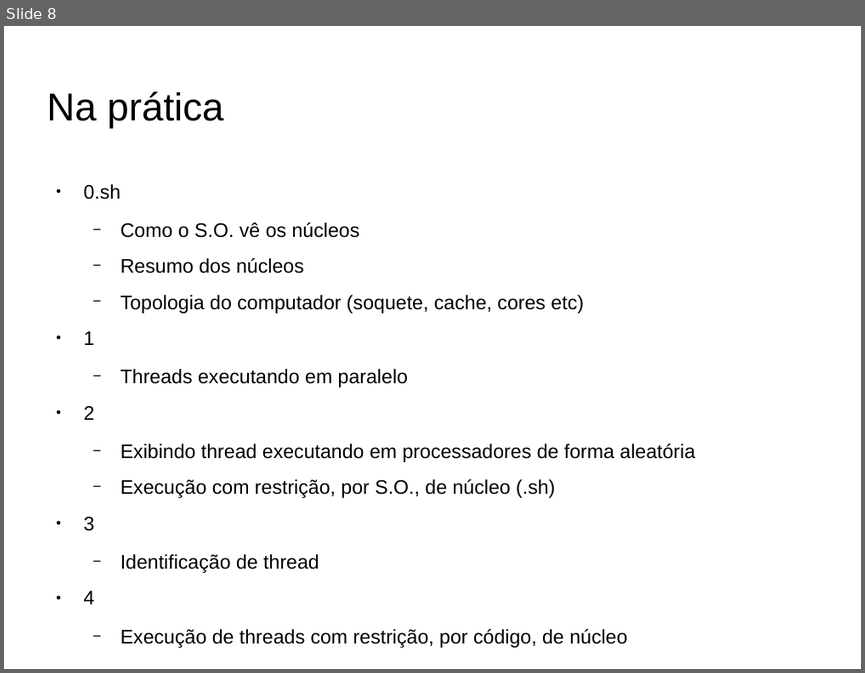
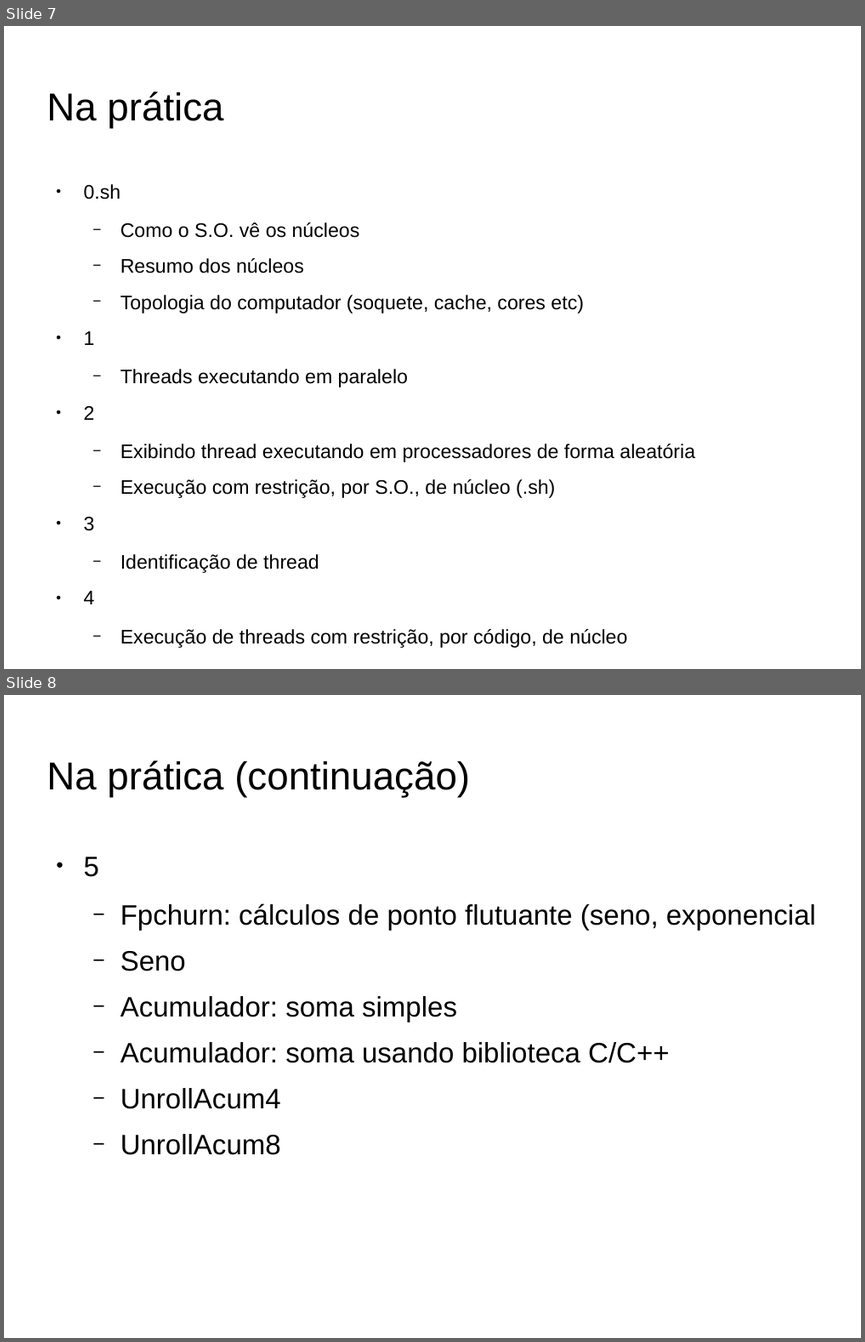
Before and after one commit to iagows/arquitetura_mestrado, a slide deck: Apresentação.odp. Shown one above the other, each under a label of ours: slide 8 before the commit, slides 7 and 8 after it. The pictures are 865x673 and 865x1342 pixels, drawn with LibreOffice and Linux fonts; fonts in the diff are those of the drawing; background and template pictures are left out. Boxes give left, top, right and bottom in pixels: in the first picture for what was removed or moved away, otherwise in the second. Text is boxed around its words. In the diff, an @@ line names an element or a change of style, - is before the commit and + after.

```diff
--- a/Apresentação.odp
+++ b/Apresentação.odp
@@ slide 8 added at [4, 695, 861, 1338], background picture (left out) @@
@@ title added at [46, 760, 470, 798], 36 pt, text #000000 @@
+Na prática (continuação)
@@ text added at [84, 857, 816, 1155], 26 pt, text #000000 @@
+● 5
+  − Fpchurn: cálculos de ponto flutuante (seno, exponencial
+  − Seno
+  − Acumulador: soma simples
+  − Acumulador: soma usando biblioteca C/C++
+  − UnrollAcum4
+  − UnrollAcum8
@@ what was slide 8 is now slide 7 @@
```
Also in this commit, not shown: 4 other slides added, 2 slides removed, 4 other files.
